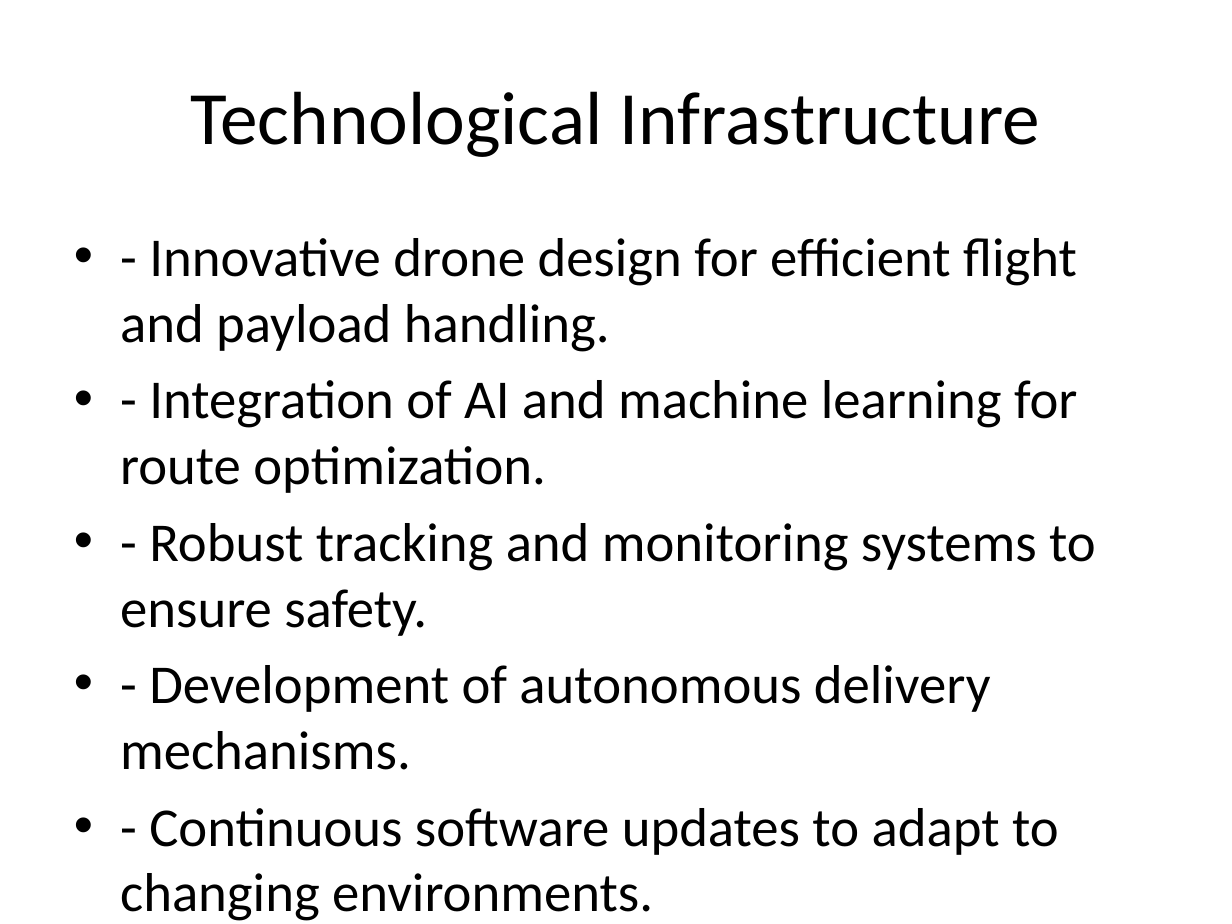
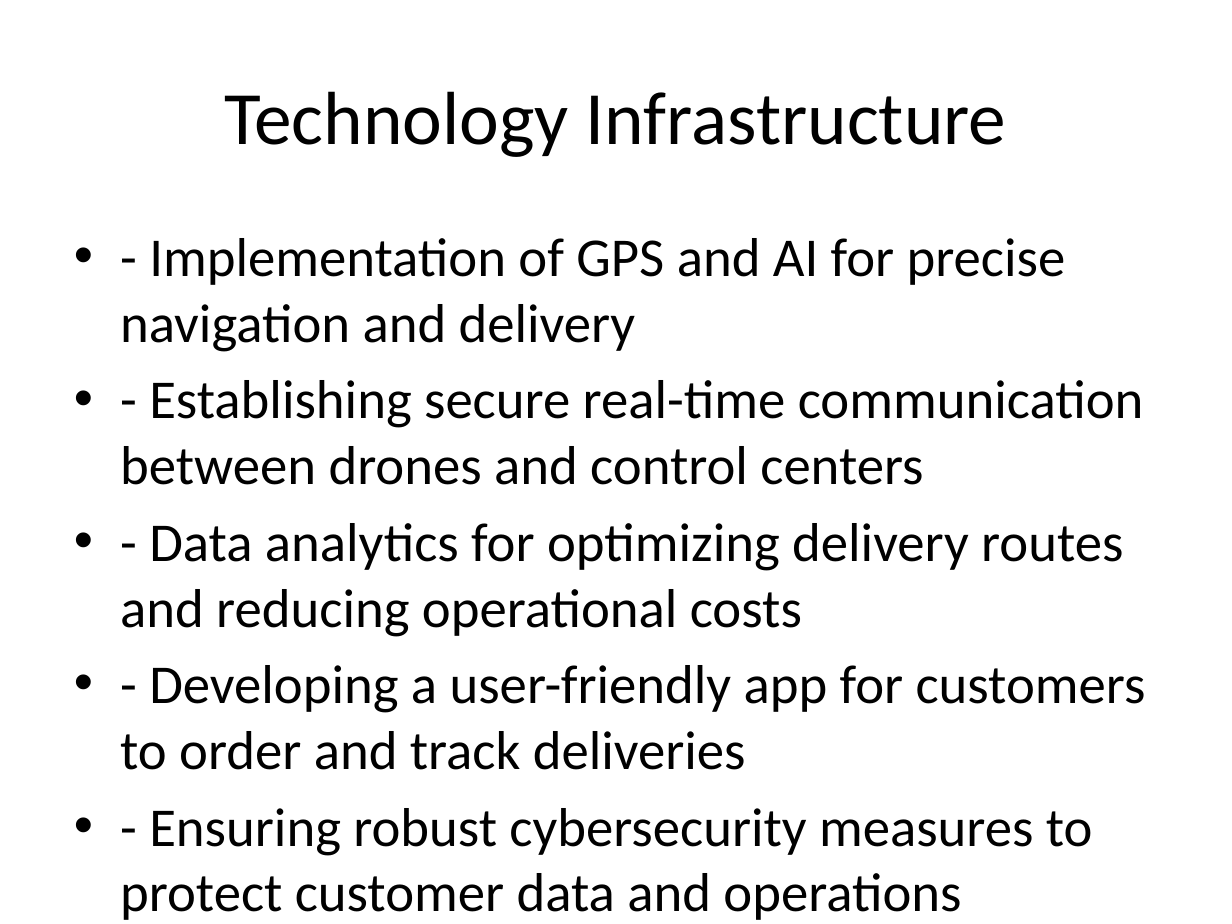
Before and after one commit to MiraSharma8511/hands-on-langchain, a slide deck: slide 5 of generated.pptx. Drawn at 1232x924 pixels with LibreOffice and Linux fonts; fonts in the diff are those of the drawing. Boxes give left, top, right and bottom in pixels: in the first picture for what was removed or moved away, otherwise in the second. Text is boxed around its words. In the diff, an @@ line names an element or a change of style, - is before the commit and + after.

Commit message:
Learning new

```diff
--- a/generated.pptx
+++ b/generated.pptx
@@ title at box(224, 91, 1007, 157): text changed @@
-Technological Infrastructure
+Technology Infrastructure
@@ text at box(120, 238, 1146, 920): text changed @@
-• - Innovative drone design for efficient flight and payload handling.
-• - Integration of AI and machine learning for route optimization.
-• - Robust tracking and monitoring systems to ensure safety.
-• - Development of autonomous delivery mechanisms.
-• - Continuous software updates to adapt to changing environments.
+• - Implementation of GPS and AI for precise navigation and delivery
+• - Establishing secure real-time communication between drones and control centers
+• - Data analytics for optimizing delivery routes and reducing operational costs
+• - Developing a user-friendly app for customers to order and track deliveries
+• - Ensuring robust cybersecurity measures to protect customer data and operations
```
Also in this commit, not shown: 7 other slides changed, 2 slides added, 2 slides removed, 2 other files.
